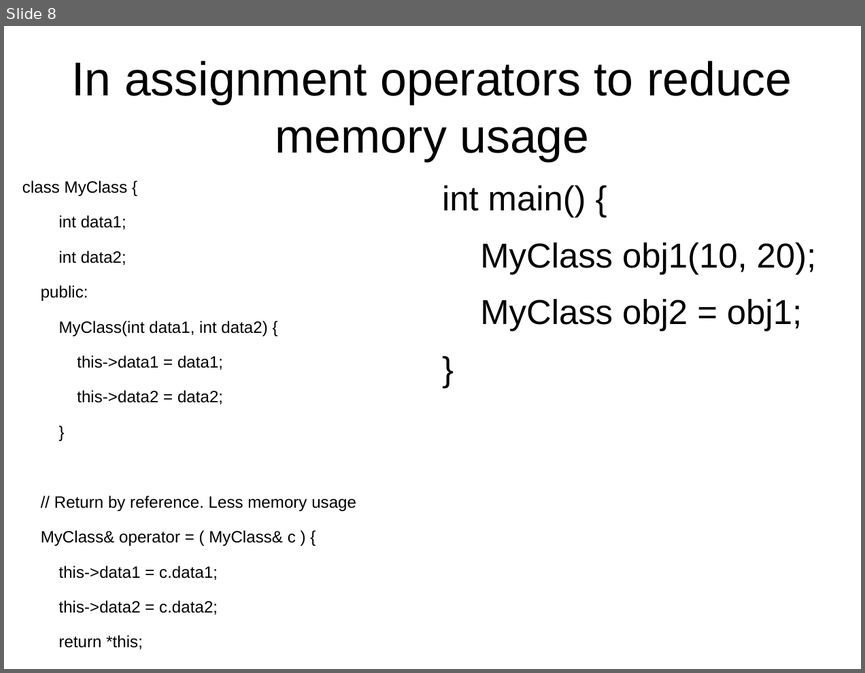
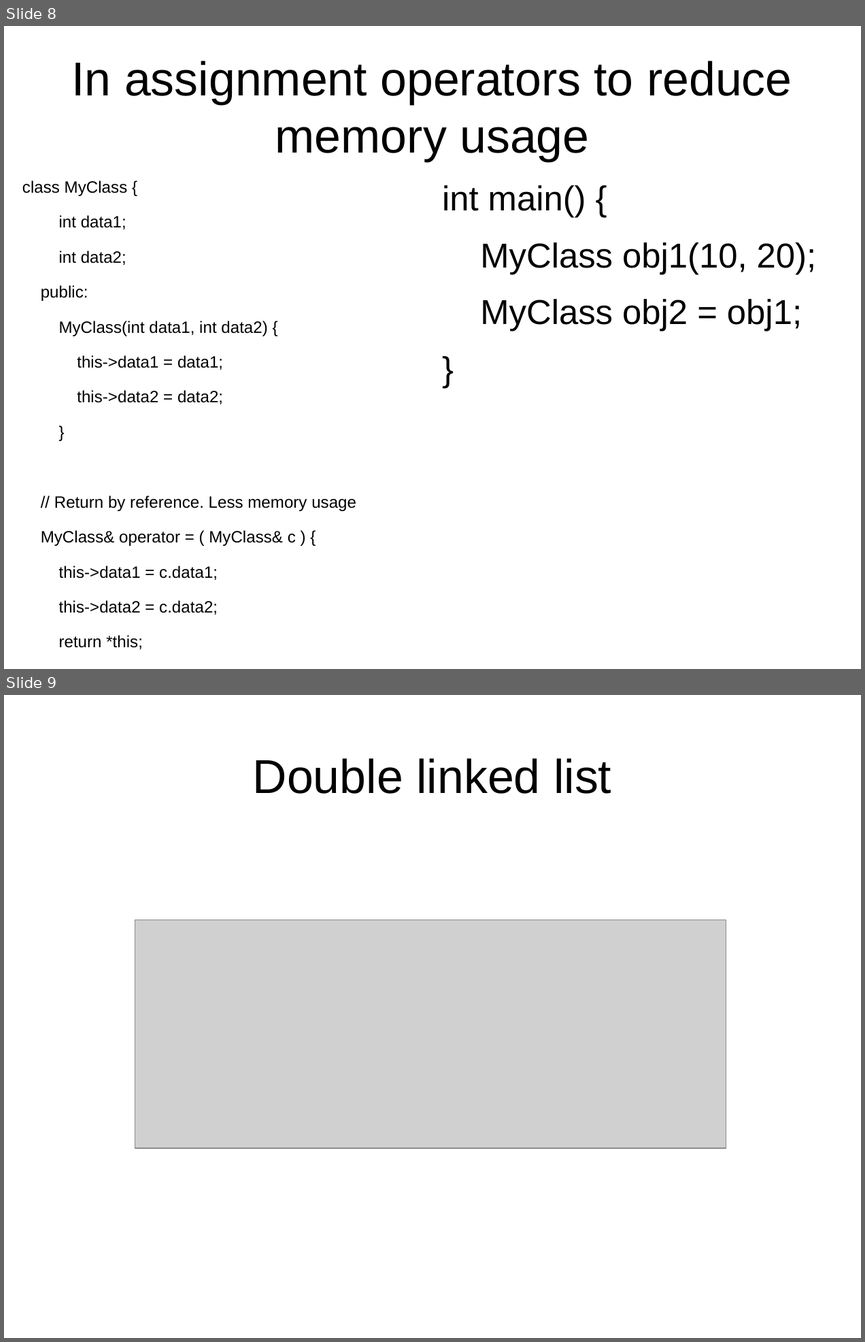
Before and after one commit to kks32/cpp-software-development, a slide deck: Ex8_Pointers_III/Ex8_Pointers-III.odp. Shown one above the other, each under a label of ours: slide 8 before the commit, slides 8 and 9 after it. The pictures are 865x673 and 865x1342 pixels, drawn with LibreOffice and Linux fonts; fonts in the diff are those of the drawing; grey boxes stand for pictures. Boxes give left, top, right and bottom in pixels: in the first picture for what was removed or moved away, otherwise in the second. Text is boxed around its words. In the diff, an @@ line names an element or a change of style, - is before the commit and + after.

Commit message:
Linked list

```diff
--- a/Ex8_Pointers_III/Ex8_Pointers-III.odp
+++ b/Ex8_Pointers_III/Ex8_Pointers-III.odp
@@ slide 9 added at (4, 695, 861, 1338), background #FFFFFF @@
@@ title added at (253, 758, 611, 794), 44 pt, text #000000 @@
+Double linked list
@@ picture added at (135, 919, 726, 1149) @@
```
Also in this commit, not shown: 1 other slide added.
